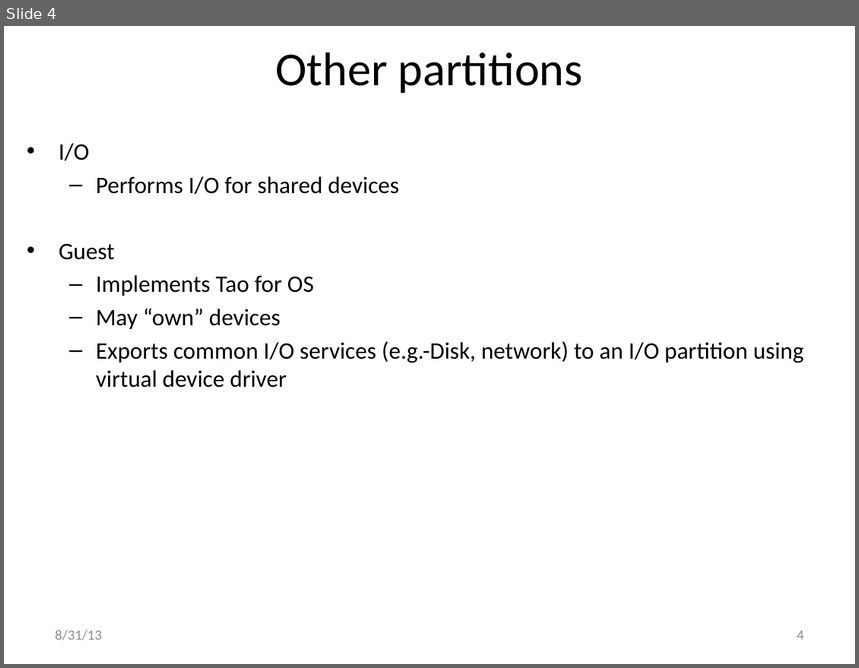
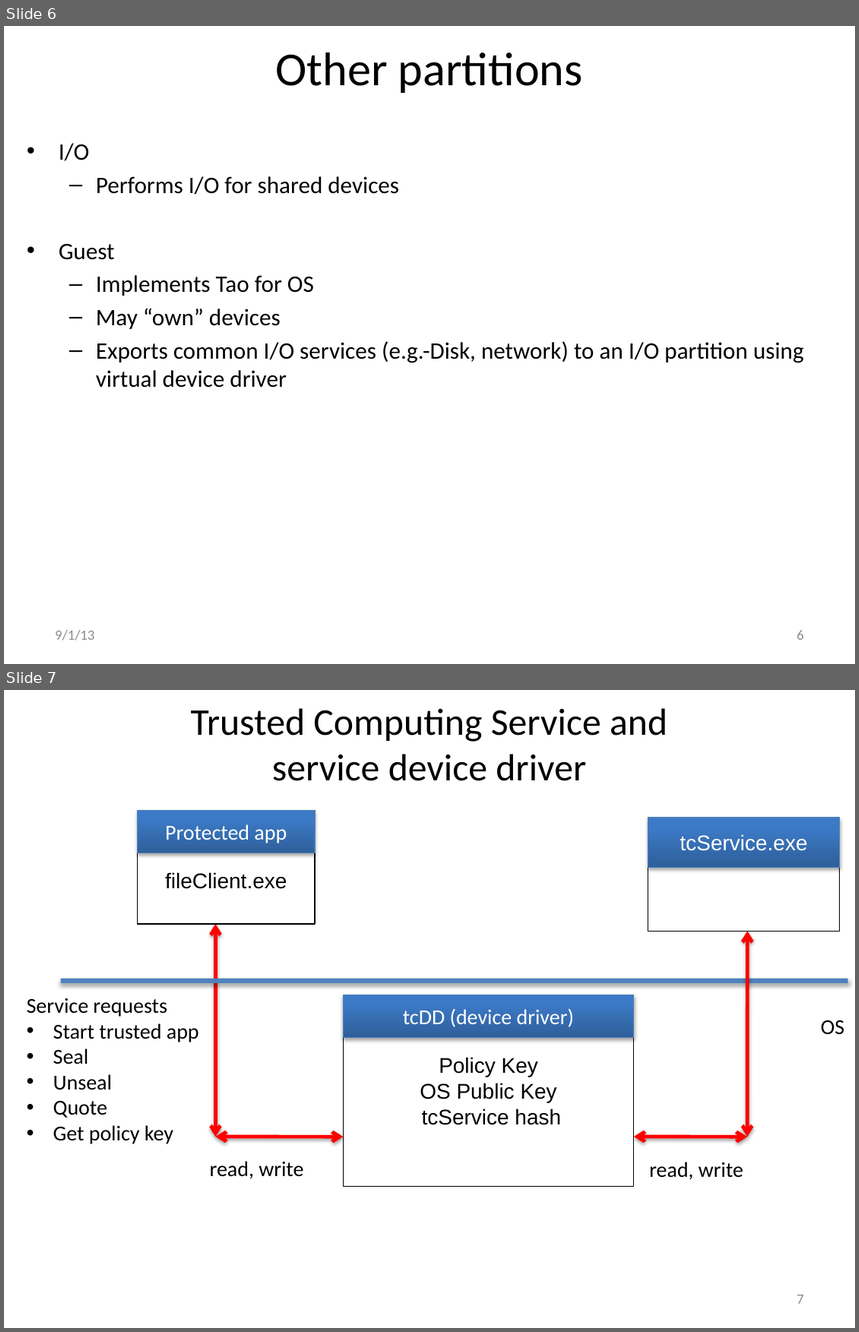
Before and after one commit to jlmucb/cloudproxy, a slide deck: Doc/Hypervisor.pptx. Shown one above the other, each under a label of ours: slide 4 before the commit, slides 6 and 7 after it. The pictures are 859x668 and 859x1332 pixels, drawn with LibreOffice and Linux fonts; fonts in the diff are those of the drawing. Boxes give left, top, right and bottom in pixels: in the first picture for what was removed or moved away, otherwise in the second. Text is boxed around its words. In the diff, an @@ line names an element or a change of style, - is before the commit and + after.

```diff
--- a/Doc/Hypervisor.pptx
+++ b/Doc/Hypervisor.pptx
@@ slide 7 added at (4, 690, 855, 1328), background #FFFFFF @@
@@ text added at (191, 708, 667, 781), 32 pt, text #000000 @@
+Trusted Computing Service and
+service device driver
@@ rectangle added at (138, 811, 315, 924), fill #FFFFFF, outline #000000 0.75 pt, 18 pt, text #000000 @@
+fileClient.exe
@@ rectangle added at (138, 811, 315, 853), fill gradient #2F5F99 to #3D7CC7 to #3A7CCB, outline #4B7EBC 0.75 pt, 18 pt, text #FFFFFF @@
+Protected app
@@ rectangle added at (648, 818, 840, 931), fill #FFFFFF, outline #000000 0.75 pt @@
@@ rectangle added at (648, 818, 840, 867), fill gradient #2F5F99 to #3D7CC7 to #3A7CCB, outline #4B7EBC 0.75 pt, 18 pt, text #FFFFFF @@
+tcService.exe
@@ double arrow added from (216, 924) to (216, 1137), #FF0000 3 pt @@
@@ double arrow added from (748, 931) to (747, 1137), #FF0000 3 pt @@
@@ line added from (61, 981) to (848, 981), #4F81BD 4 pt @@
@@ text added at (27, 998, 199, 1144), 18 pt, text #000000 @@
+Service requests
+• Start trusted app
+• Seal
+• Unseal
+• Quote
+• Get policy key
@@ rectangle added at (344, 995, 635, 1186), fill #FFFFFF, outline #000000 0.75 pt, 18 pt, text #000000 @@
+Policy Key
+OS Public Key
+tcService hash
@@ rectangle added at (344, 995, 635, 1037), fill gradient #2F5F99 to #3D7CC7 to #3A7CCB, outline #4B7EBC 0.75 pt, 18 pt, text #FFFFFF @@
+tcDD (device driver)
@@ text added at (821, 1021, 845, 1035), 18 pt, text #000000 @@
+OS
@@ double arrow added from (344, 1137) to (216, 1137), #FF0000 3 pt @@
@@ double arrow added from (748, 1137) to (634, 1137), #FF0000 3 pt @@
@@ text added at (210, 1161, 303, 1179), 18 pt, text #000000 @@
+read, write
@@ text added at (649, 1162, 743, 1180), 18 pt, text #000000 @@
+read, write
@@ page number added at (797, 1295, 804, 1304), 12 pt, text #8C8C8C @@
+7
@@ what was slide 4 is now slide 6 @@
@@ slide 6 changed as well @@
@@ text at (55, 630, 94, 641): text changed @@
-8/31/13
+9/1/13
@@ page number at (797, 630, 804, 640): text changed @@
-4
+6
```
Also in this commit, not shown: 3 other slides changed, 9 other slides added, 4 other files.
